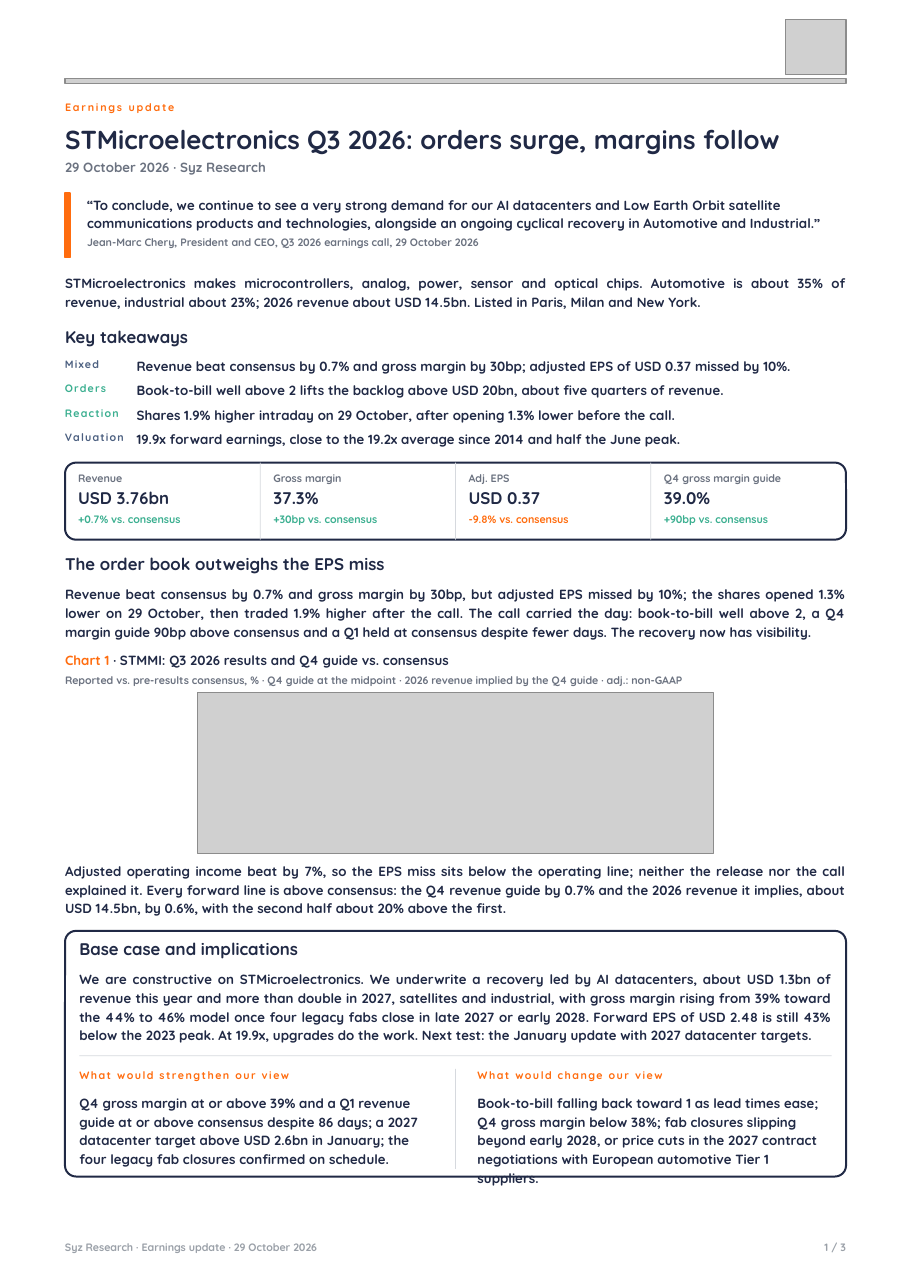
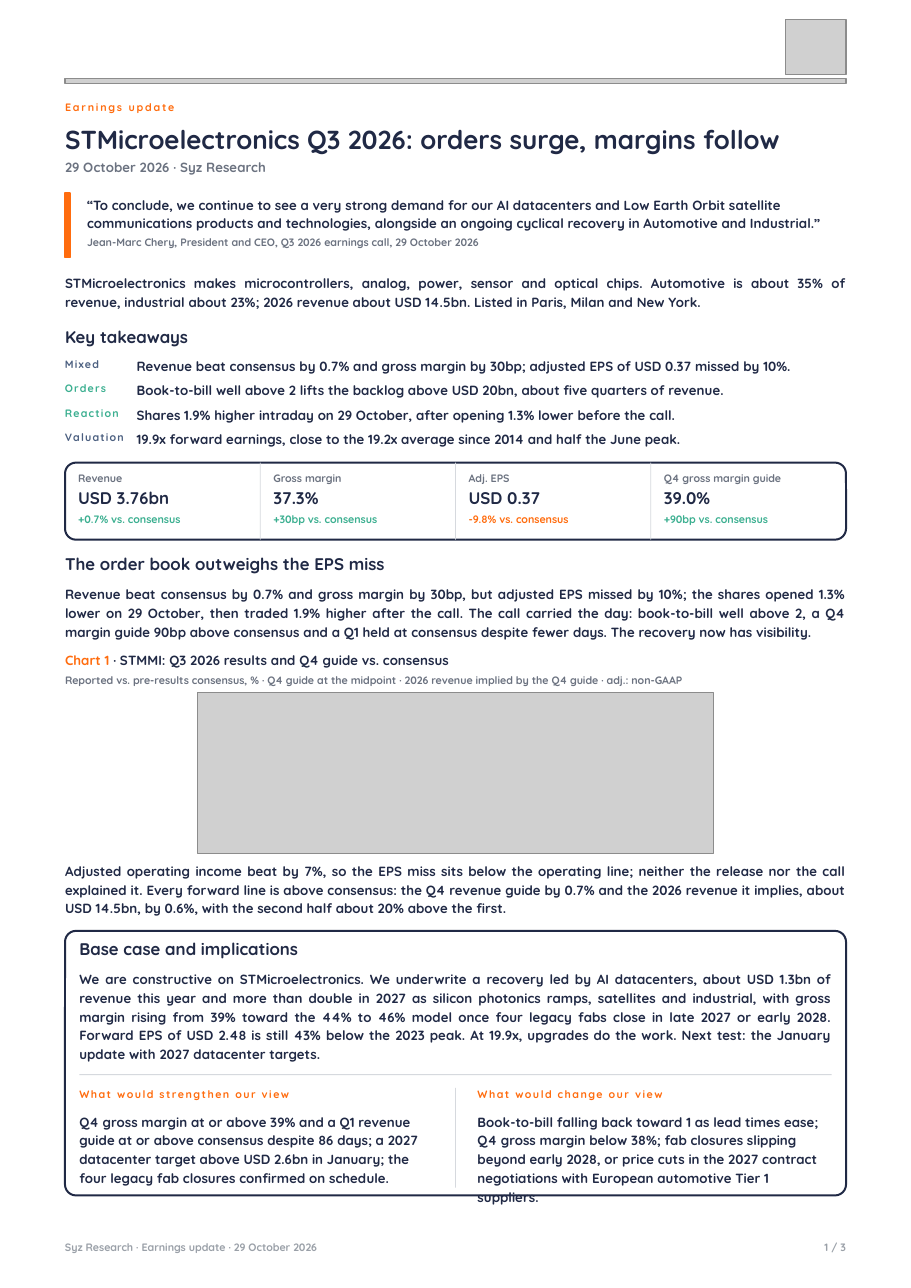
Before and after one commit to jb-db05/syz-earnings, a slide deck: slide 1 of output/STMMI_Q32026/Earnings_Update_STMMI_Q32026.pptx. Drawn at 911x1288 pixels with LibreOffice and Linux fonts; fonts in the diff are those of the drawing; grey boxes stand for pictures. Boxes give left, top, right and bottom in pixels: in the first picture for what was removed or moved away, otherwise in the second. Text is boxed around its words. In the diff, an @@ line names an element or a change of style, - is before the commit and + after.

```diff
--- a/output/STMMI_Q32026/Earnings_Update_STMMI_Q32026.pptx
+++ b/output/STMMI_Q32026/Earnings_Update_STMMI_Q32026.pptx
@@ rounded rectangle: place and size @@
-rounded rectangle at bbox=[65, 931, 846, 1176]
+rounded rectangle at bbox=[65, 931, 846, 1195]
@@ rounded rectangle at bbox=[65, 931, 846, 1195]: proportions changed @@
@@ text at bbox=[79, 974, 831, 1062]: text changed @@
-We are constructive on STMicroelectronics. We underwrite a recovery led by AI datacenters, about USD 1.3bn of revenue this year and more than double in 2027, satellites and industrial, with gross margin rising from 39% toward the 44% to 46% model once four legacy fabs close in late 2027 or early 2028. Forward EPS of USD 2.48 is still 43% below the 2023 peak. At 19.9x, upgrades do the work. Next test: the January update with 2027 datacenter targets.
+We are constructive on STMicroelectronics. We underwrite a recovery led by AI datacenters, about USD 1.3bn of revenue this year and more than double in 2027 as silicon photonics ramps, satellites and industrial, with gross margin rising from 39% toward the 44% to 46% model once four legacy fabs close in late 2027 or early 2028. Forward EPS of USD 2.48 is still 43% below the 2023 peak. At 19.9x, upgrades do the work. Next test: the January update with 2027 datacenter targets.
@@ 4 texts, 2 lines: place and size @@
-4 texts, 2 lines at bbox=[79, 1055, 832, 1169]
+4 texts, 2 lines at bbox=[79, 1074, 832, 1187]
```
Also in this commit, not shown: 1 other slide changed, 4 other files.
